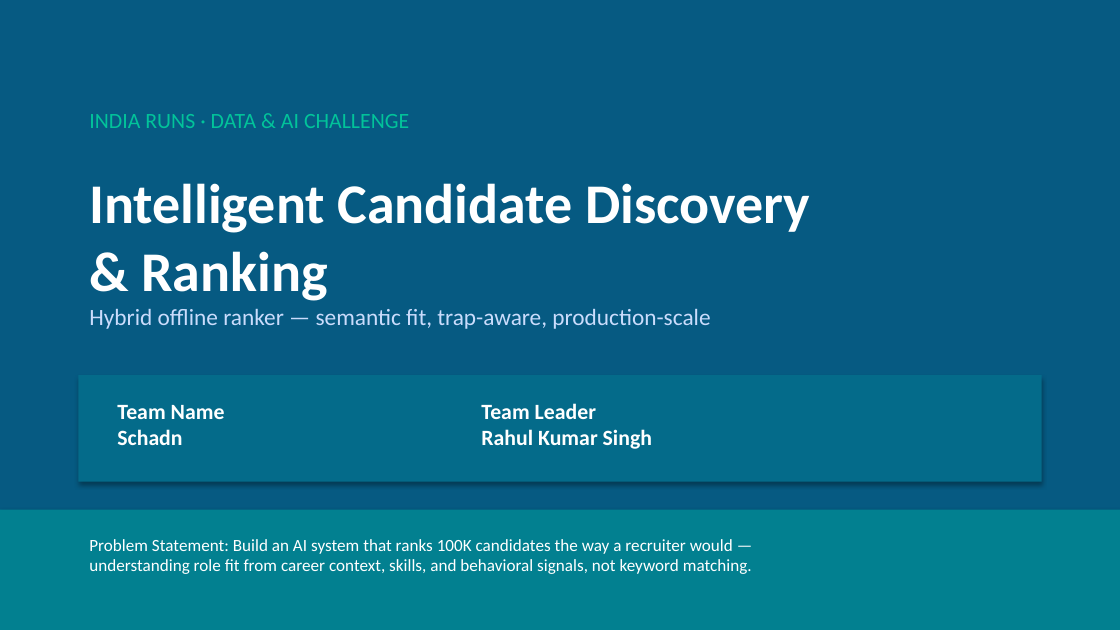
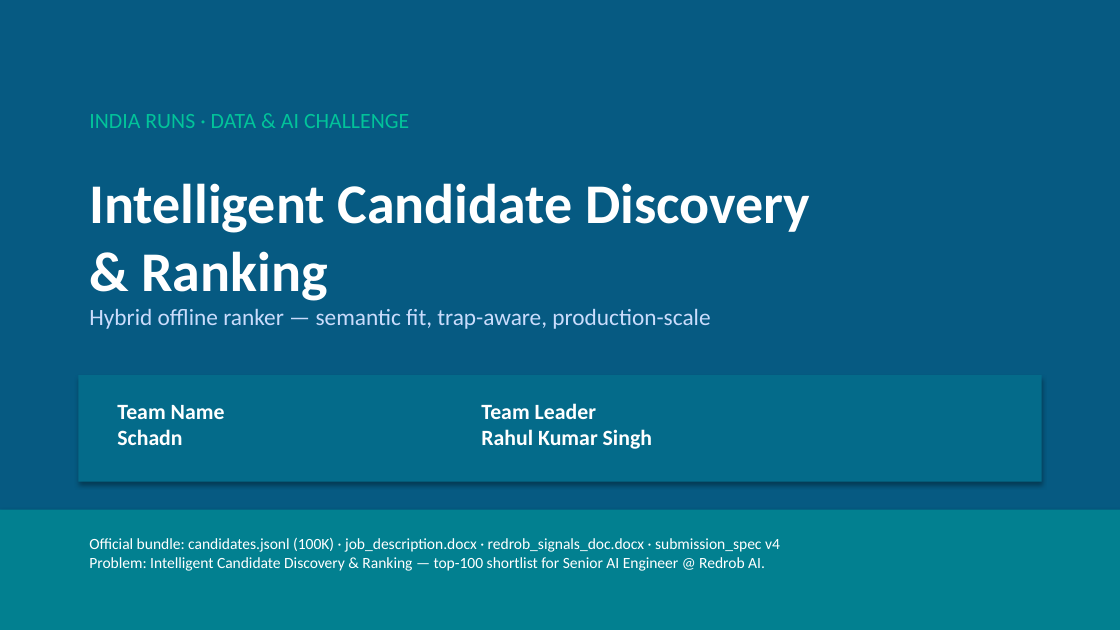
Before and after one commit to rahulx2001/recruitgpt-x, a slide deck: slide 1 of docs/Schadn_Redrob_Submission.pptx. Drawn at 1120x630 pixels with LibreOffice and Linux fonts; fonts in the diff are those of the drawing. Boxes give left, top, right and bottom in pixels: in the first picture for what was removed or moved away, otherwise in the second. Text is boxed around its words. In the diff, an @@ line names an element or a change of style, - is before the commit and + after.

Commit message:
docs: align submission deck with official India Runs challenge bundle
Reference job_description.docx, candidate_schema.json, redrob_signals_doc,
submission_spec v4, README trap types, and sample_submission.csv caveats.

```diff
--- a/docs/Schadn_Redrob_Submission.pptx
+++ b/docs/Schadn_Redrob_Submission.pptx
@@ text at (89,538,780,571): text changed; size 11 to 10 pt @@
-Problem Statement: Build an AI system that ranks 100K candidates the way a recruiter would —
-understanding role fit from career context, skills, and behavioral signals, not keyword matching.
+Official bundle: candidates.jsonl (100K) · job_description.docx · redrob_signals_doc.docx · submission_spec v4
+Problem: Intelligent Candidate Discovery & Ranking — top-100 shortlist for Senior AI Engineer @ Redrob AI.
```
Also in this commit, not shown: 4 other slides changed, 1 slide added, 1 slide removed, 4 other files.
